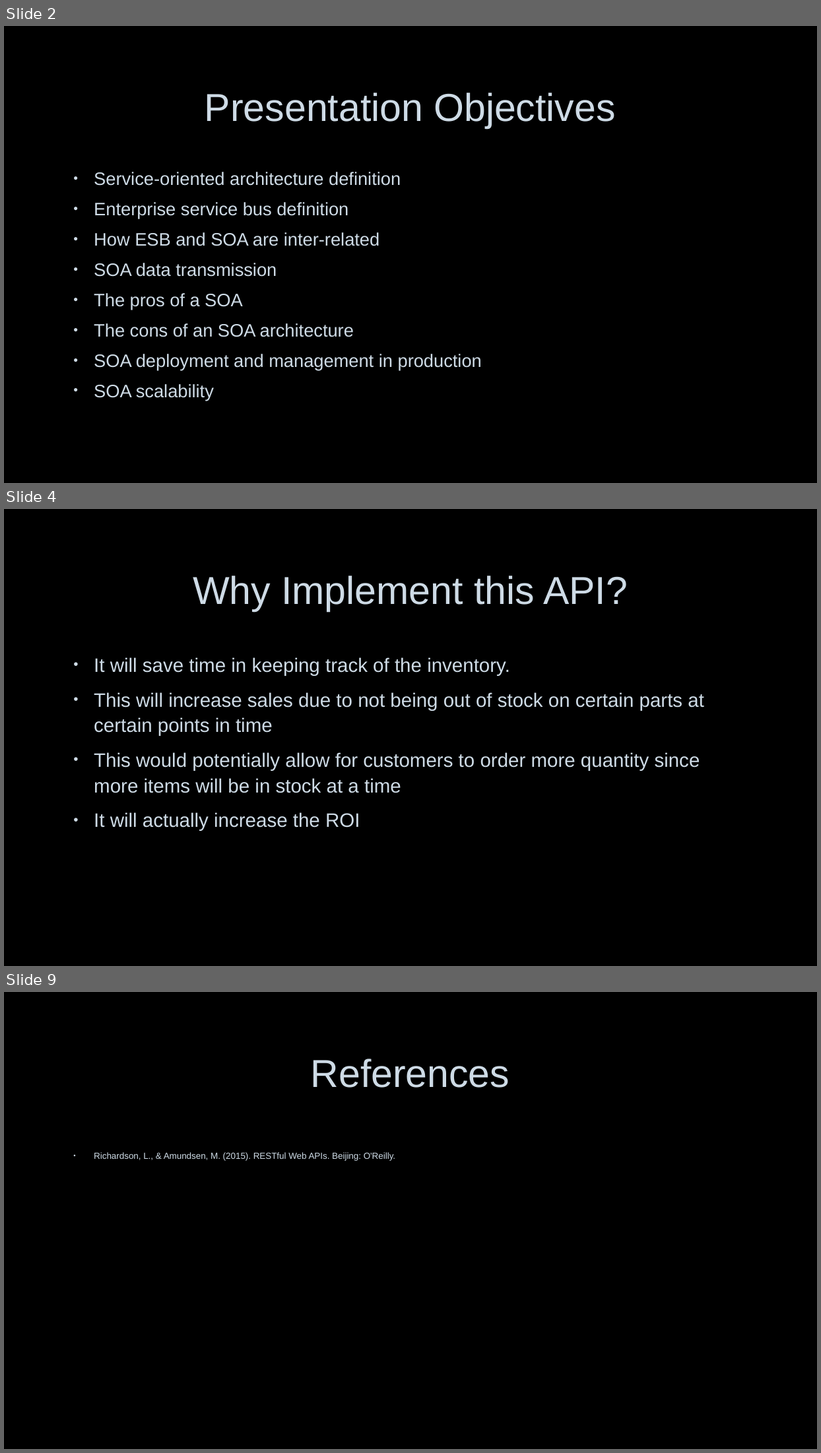
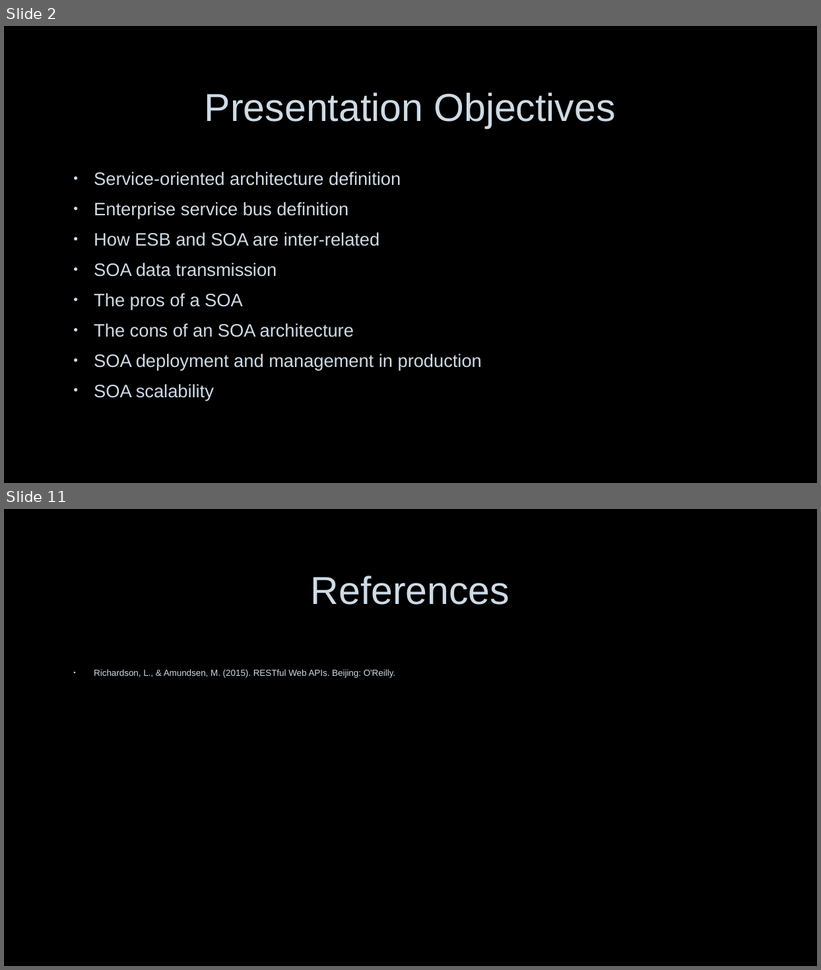
Before and after one commit to nerdommicro/WEB-420, a slide deck: week7-and-group_project/nesbitt-week7.pptx. Shown one above the other, each under a label of ours: slides 2, 4 and 9 before the commit, slides 2 and 11 after it; the slides between them are not shown. The pictures are 821x1453 and 821x970 pixels, drawn with LibreOffice and Linux fonts; fonts in the diff are those of the drawing; background and template pictures are left out. Boxes give left, top, right and bottom in pixels: in the first picture for what was removed or moved away, otherwise in the second. Text is boxed around its words. In the diff, an @@ line names an element or a change of style, - is before the commit and + after.

```diff
--- a/week7-and-group_project/nesbitt-week7.pptx
+++ b/week7-and-group_project/nesbitt-week7.pptx
@@ slide 4 removed at bbox=[4, 509, 817, 966], background picture (left out) @@
@@ title removed at bbox=[193, 576, 628, 611] @@
-Why Implement this API?
@@ text removed at bbox=[94, 657, 704, 831] @@
-• It will save time in keeping track of the inventory.
-• This will increase sales due to not being out of stock on certain parts at certain points in time
-• This would potentially allow for customers to order more quantity since more items will be in stock at a time
-• It will actually increase the ROI
@@ what was slide 9 is now slide 11 @@
```
Also in this commit, not shown: 8 slides added, 5 other slides removed, 1 other file.
